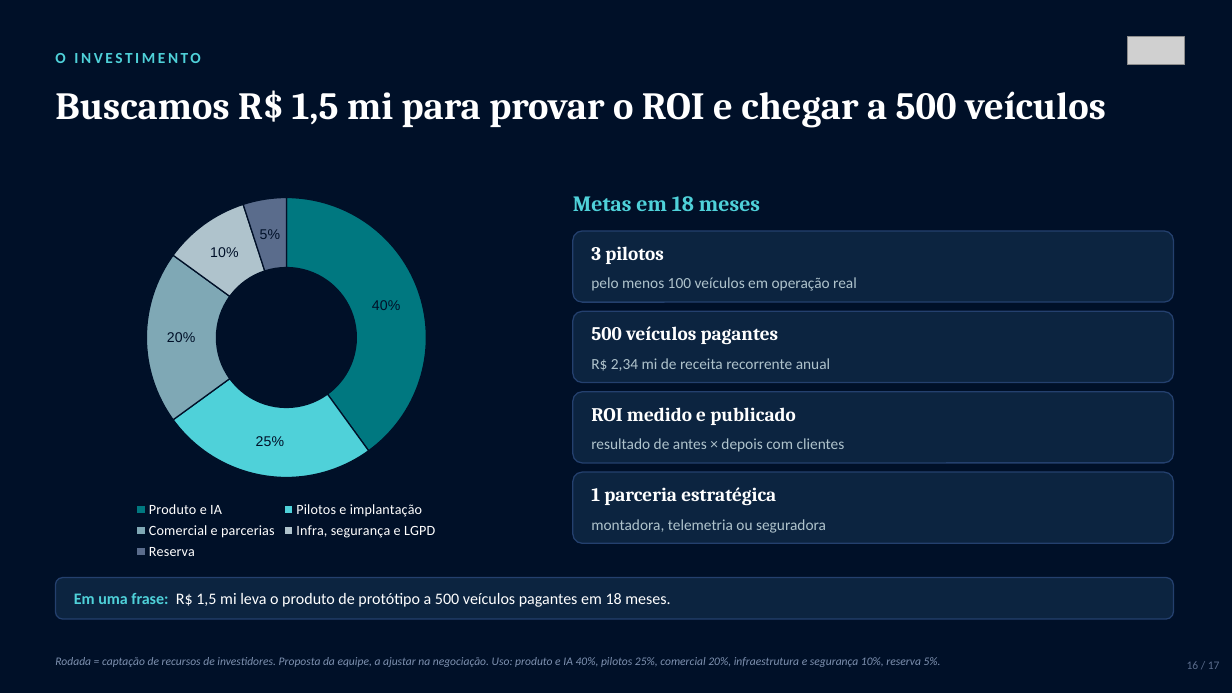
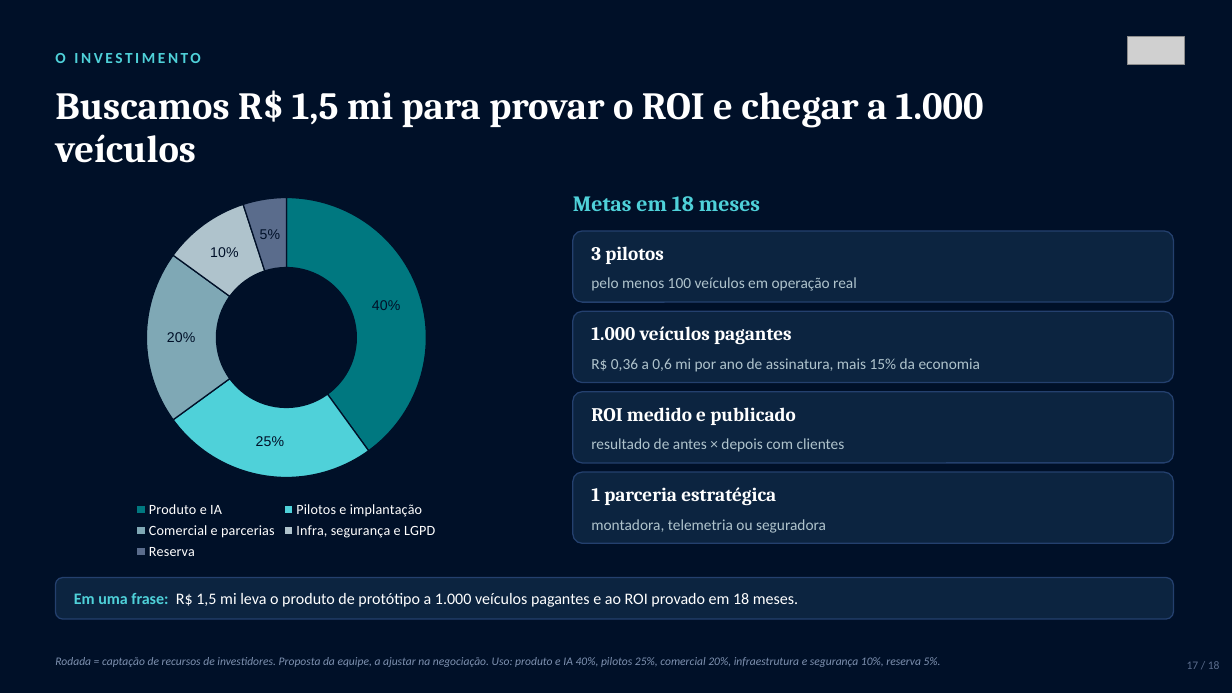
Before and after one commit to phdandrade-pixel/fleetmind-ai, a slide deck: slide 17 of pitch/FleetMind_AI_Apresentacao_Executiva.pptx (slide 16 before the commit). Drawn at 1232x693 pixels with LibreOffice and Linux fonts; fonts in the diff are those of the drawing; grey boxes stand for pictures. Boxes give left, top, right and bottom in pixels: in the first picture for what was removed or moved away, otherwise in the second. Text is boxed around its words. In the diff, an @@ line names an element or a change of style, - is before the commit and + after.

```diff
--- a/pitch/FleetMind_AI_Apresentacao_Executiva.pptx
+++ b/pitch/FleetMind_AI_Apresentacao_Executiva.pptx
@@ text at bbox=[55, 90, 984, 163]: text changed @@
-Buscamos R$ 1,5 mi para provar o ROI e chegar a 500 veículos
+Buscamos R$ 1,5 mi para provar o ROI e chegar a 1.000 veículos
@@ text at bbox=[591, 326, 792, 345]: text changed @@
-500 veículos pagantes
+1.000 veículos pagantes
@@ text at bbox=[591, 358, 981, 372]: text changed @@
-R$ 2,34 mi de receita recorrente anual
+R$ 0,36 a 0,6 mi por ano de assinatura, mais 15% da economia
@@ text at bbox=[74, 593, 798, 607]: text changed @@
-Em uma frase: R$ 1,5 mi leva o produto de protótipo a 500 veículos pagantes em 18 meses.
+Em uma frase: R$ 1,5 mi leva o produto de protótipo a 1.000 veículos pagantes e ao ROI provado em 18 meses.
@@ text at bbox=[1187, 661, 1220, 669]: text changed @@
-16 / 17
+17 / 18
```
Also in this commit, not shown: 14 other slides changed, 3 slides added, 2 slides removed, 1 other file.
